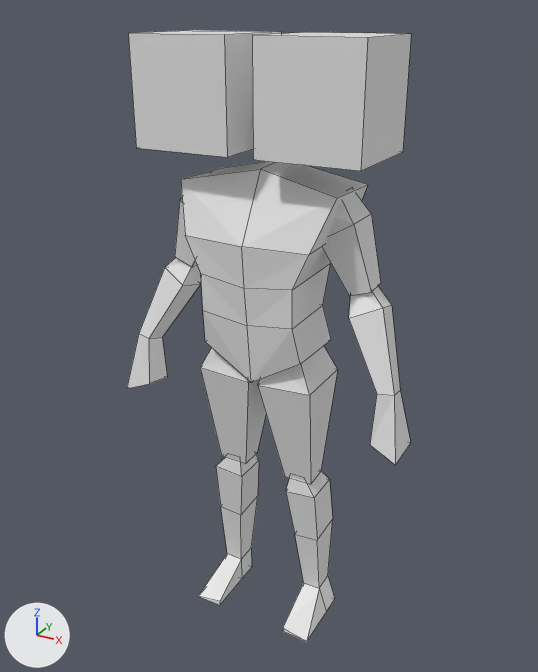
Two versions of the Blender file model.blend, one commit apart.
The view is the same before and after, from a 50 mm camera at (1.061, -1.923, 2.044) aimed at (-0.012, 0.029, 1.068). Arrows for +X, +Y and +Z are at lower left; the lights stay in place. Mesh edges are drawn as thin lines.
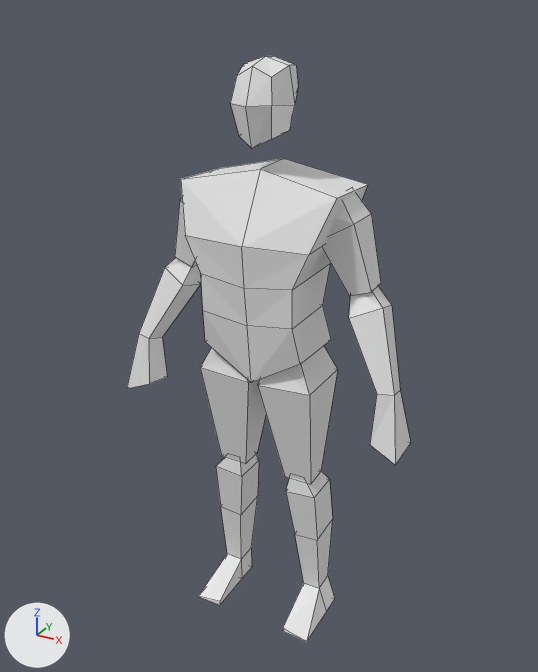
The change in detail:
me_cube_001 is used by ob_cube; location (0.0, 0.0, 1.0).
Verts and faces of me_cube_001; kept vertices keep their numbers, new ones are numbered from 98.
Before the commit, vertices of me_cube_001: 90 (0.35, 0.16, 0.98) at pixel (411, 33), 91 (0.35, 0.16, 0.67) at pixel (402, 152), 92 (0.35, -0.16, 0.98) at pixel (367, 37), 93 (0.35, -0.16, 0.67) at pixel (360, 171), 94 (0.04, 0.16, 0.98) at pixel (306, 32).
Before the commit, vertices of me_cube_001: 95 (0.04, 0.16, 0.67), 96 (0.04, -0.16, 0.98) at pixel (252, 35), 97 (0.04, -0.16, 0.67) at pixel (253, 160).
me_cube_001 had 98 vertices, 79 faces, 1 loose edge and spanned x 0.0..0.5, y -0.16..0.16, z -0.99..0.98.
me_cube_001 now has 107 vertices, 85 faces, 1 loose edge and spans x 0.0..0.5, y -0.16..0.16, z -0.99..0.93.
me_cube_001 part 1: a new loose piece of 17 vertices spanning x 0.0..0.09, y -0.12..0.09, z 0.69..0.93.
Part 2, on me_cube_001:
Vertices deleted: 90 to 97 (with the faces that use them).

What differs and where, as boxes (x1, y1, x2, y2) in the pictures (538 x 672 px):
'Cube', reshaped
    before: (127, 30, 411, 641)
    after: (127, 56, 411, 641)
part 1 of me_cube_001, added
    after: (230, 56, 298, 148)
part 2 of me_cube_001, deleted
    before: (128, 30, 411, 171)
